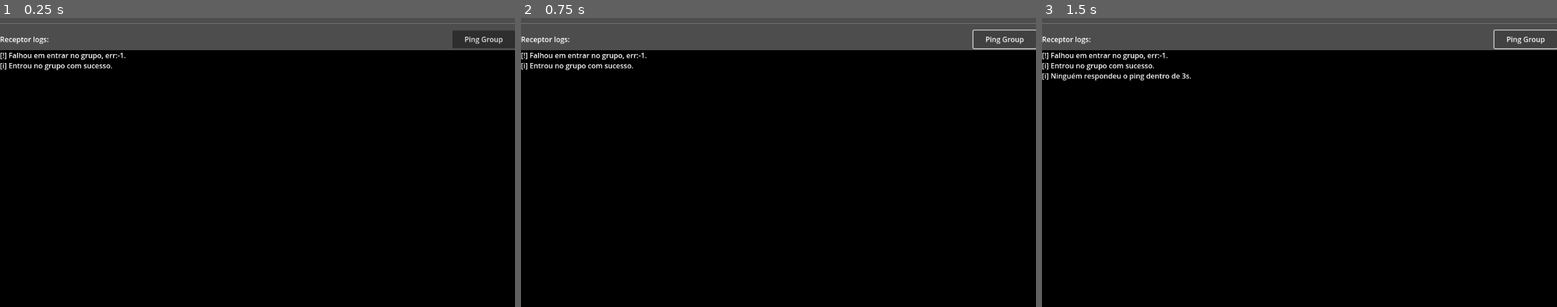
Above: before the commit, frames 1-3 (left to right).
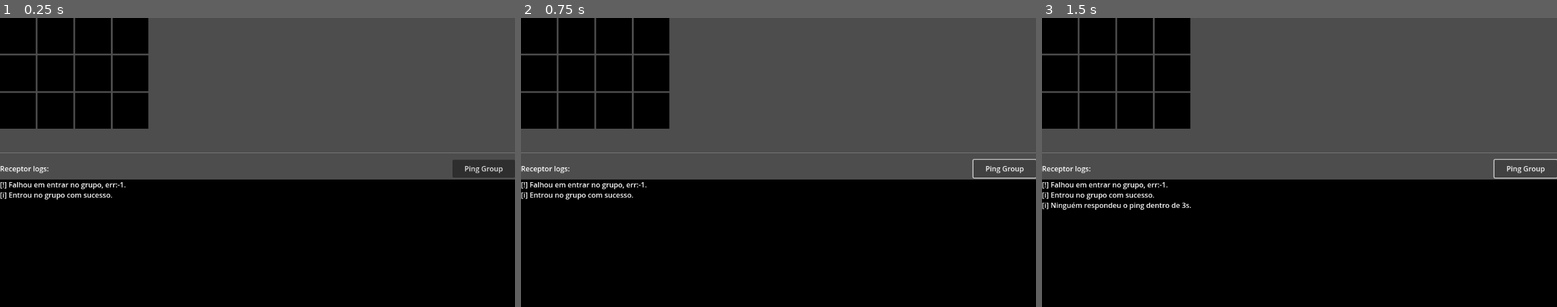
Above: after the commit, the same moments.

Repository: Luan-Daniel/atomic_difusion_demo_app
Game: Godot game, scene res://scenes/receptor.tscn
Same seed, same stepped clock (60 frames per second), same inputs: the game is played once before the commit and once after it. This scene is started directly instead of the project's main scene.
Inputs:
- Up to frame 1 (0.25 s): no input
- Up to frame 2 (0.75 s): click "Ping Group" at 0.5 s
- Up to frame 3 (1.5 s): click "Ping Group" at 1.25 s

The runs differ from the first frame. In frame 1, 42% of the frame differs, in the area x 0-100%, y 0-63%; in frame 2, 42%; in frame 3, 42%, in the area x 0-100%, y 0-67%.

Commit message:
funcionando

Diff:
--- a/scenes/emissor.gd
+++ b/scenes/emissor.gd
@@ -5,12 +5,15 @@
 #region Nós e Estados Principais
 @export var log_ndi :RichTextLabel = null
 @export var status_ndi :RichTextLabel = null
+@export var color_ndi :ColorRect = null
+@export var pos_ndi :Label = null
 
 # Multicast e timers
 var group_mngr: MulticastGroup
 @onready var heartbeat_timer = Timer.new()
 @onready var ping_timeout_timer = Timer.new()
 @onready var token_timeout_timer = Timer.new()
+@onready var token_ack_timer = Timer.new()
 
 # IPs e interface recebidos da Main
 var egroup_ip :String # Ip do grupo emissor
@@ -29,8 +32,12 @@
 var have_token    :bool= false
 var last_token_ts :int= 0
 var pending_msgs  :Array[PackedByteArray]= []
-var token_id: int = 0
-
+var token_id      :int= 0
+var token_retries := 0
+var pending_token_to_send := {}   # { token_id, ip, port }
+
+const TOKEN_ACK_TIMEOUT  := 1.0
+const TOKEN_MAX_RETRIES  := 3
 const HEARTBEAT_INTERVAL := 1.0
 const PING_TIMEOUT       := 0.5
 const TOKEN_TIMEOUT      := 5.0
@@ -67,13 +74,18 @@
 	add_child(token_timeout_timer)
 	token_timeout_timer.timeout.connect(_on_token_timeout)
 
+	token_ack_timer.wait_time = TOKEN_ACK_TIMEOUT
+	token_ack_timer.one_shot = true
+	add_child(token_ack_timer)
+	token_ack_timer.timeout.connect(_on_token_ack_timeout)
+
 	# 3) Anunciar entrada
 	_send_control("JOIN_REQ", { "node_id":node_id, "port":PORT })
 #endregion
 
 #region Envio e Recepção de Controle
 # Helper para enviar mensagens de controle via multicast ou unicast
-enum CtrlType { JOIN_REQ, JOIN_ACK, MEMBERSHIP, PING, PONG, TOKEN }
+enum CtrlType { JOIN_REQ, JOIN_ACK, MEMBERSHIP, PING, PONG, TOKEN, TOKEN_ACK }
 func _send_control(type:String, body:Dictionary, to_ip:String="", to_port:int=0)->void:
 	var msg := { "type": type, "body": body }
 	var buf := JSON.stringify(msg).to_utf8_buffer()
@@ -113,21 +125,24 @@
 			log_line("[debug] _on_message_received: Resposta ao JOIN_REQ (coordenador).", true)
 			members = body.members.duplicate()
 			# Descobre coordenador
-			if body.coordinator == node_id:
+			if body.coordinator == node_id and not have_token:
 				have_token = true
 				last_token_ts = get_unix_time_in_ms()
 				token_timeout_timer.start()
 			_rebuild_ring()
 			_broadcast_membership()
+			_deliver_pending()
 
 		# 3) Alguma mudança em membership
 		CtrlType.MEMBERSHIP:
 			log_line("[debug] _on_message_received: Alguma mudança em membership.", true)
 			members = body.members.duplicate()
 			_rebuild_ring()
-			if _get_coordinator_id() == node_id and members.size() == 1:
+			if members.size() == 1 and _get_coordinator_id() == node_id and not have_token:
 				_init_token()
 				have_token = true
+				last_token_ts = get_unix_time_in_ms()
+				token_timeout_timer.start()
 				_deliver_pending()
 
 		# 4) Heartbeat no anel
@@ -146,7 +161,16 @@
 			have_token = true
 			last_token_ts = get_unix_time_in_ms()
 			token_timeout_timer.start()
+			# 5.1) Envia confirmação ao remetente
+			var ack_body = { "token_id": body.token_id, "from_id": node_id }
+			_send_control("TOKEN_ACK", ack_body, sender_ip, port)
+			# 5.2) Processa entrega
 			_deliver_pending()
+		CtrlType.TOKEN_ACK:
+			# quem passou token recebeu a confirmação
+			if body.token_id == pending_token_to_send.token_id:
+				token_ack_timer.stop()
+				pending_token_to_send.clear()
 #endregion
 
 #region Heartbeat & Detecção de Falhas
@@ -154,6 +178,7 @@
 func _on_heartbeat()->void:
 	if successor.has("ip") && not members.is_empty():
 		if successor['node_id'] == node_id: return
+		if not members.has(successor.node_id): return
 		members[ successor.node_id ].alive = false
 		_send_control("PING", { "port":PORT }, successor.ip, successor.port)
 		ping_timeout_timer.start()
@@ -161,17 +186,22 @@
 
 # Se não vier PONG, suspeita e ajusta grupo
 func _on_ping_timeout()->void:
-	if successor and not members[ successor.node_id ].alive:
+	if members.size() == 1 and _get_coordinator_id() == node_id and not have_token:
+		log_line("[debug] _on_ping_timeout: Ninguém respondeu.", true)
+		_init_token()
+		have_token = true
+		last_token_ts = get_unix_time_in_ms()
+		token_timeout_timer.start()
+		_broadcast_membership()
+		_rebuild_ring()
+		_deliver_pending()
+	if successor and members[ successor.node_id ].has("alive"):
+		if members[ successor.node_id ].alive: return
 		if node_id == successor.node_id: return
 		log_line("[debug] _on_ping_timeout: Suspeita.", true)
 		members.erase(successor.node_id)
 		_broadcast_membership()
 		return
-	if members.is_empty():
-		log_line("[debug] _on_ping_timeout: Ninguém nunca respondeu.", true)
-		members[node_id] = { "ip": my_ip, "port": PORT }
-		_broadcast_membership()
-		_rebuild_ring()
 
 func _on_token_timeout():
 	# token perdido? recria se for coordenador
@@ -188,29 +218,32 @@
 	return ids[0]  # menor node_id
 
 func _rebuild_ring()->void:
+	# 1) Assegura self em members
+	if not members.has(node_id):
+		members[node_id] = { "ip": my_ip, "port": PORT }
+	# 2) Ordena lista de IDs
 	var ids = members.keys()
 	ids.sort()
-	var n := ids.size()
-	if n==0: return
-	if n==1 && (node_id in ids):
-		log_line("[debug] _rebuild_ring: Sou unico no anel", true)
-		predecessor = { "node_id": node_id, "ip": my_ip, "port": PORT }
-		successor   = predecessor.duplicate()
-	else:
-		log_line("[debug] _rebuild_ring: Anel com mais de um membro", true)
-		var idx = ids.find(node_id)
-		var succ_id = ids[(idx + 1) % n]
-		var pred_id = ids[(idx - 1 + n) % n]
-		successor = {
-			"node_id": succ_id,
-			"ip":       members[succ_id]["ip"],
-			"port":     members[succ_id]["port"]
-		}
-		predecessor = {
-			"node_id": pred_id,
-			"ip":       members[pred_id]["ip"],
-			"port":     members[pred_id]["port"]
-		}
+	# 3) Indice e vizinhos
+	var n = ids.size()
+	var idx = ids.find(node_id)
+	if idx == -1:
+		push_error("[!] rebuild_ring: node_id não encontrado")
+		return
+
+	var succ_id = ids[(idx + 1) % n]
+	var pred_id = ids[(idx - 1 + n) % n]
+	# 4) Atualiza successor e predecessor
+	successor = {
+		"node_id": succ_id,
+		"ip": members[succ_id]["ip"],
+		"port": members[succ_id]["port"]
+	}
+	predecessor = {
+		"node_id": pred_id,
+		"ip": members[pred_id]["ip"],
+		"port": members[pred_id]["port"]
+	}
 
 func _broadcast_membership()->void:
 	_send_control("MEMBERSHIP", { "members": members })
@@ -221,24 +254,61 @@
 	# carregue ou incremente um token_id global
 	token_id += 1
 
-func _pass_token():
-	_send_control("TOKEN", { "token_id": token_id },
-		successor["ip"], int(successor["port"]))
+func _send_token(data:Dictionary)->void:
+	var body = { "token_id": data.token_id }
+	_send_control("TOKEN", body, data.ip, data.port)
+	token_ack_timer.start()
+
+func _pass_token()->void:
+	pending_token_to_send = {
+		"token_id": token_id,
+		"ip": successor.ip,
+		"port": successor.port
+	}
+	token_retries = 0
+	_send_token(pending_token_to_send)
 	have_token = false
 
-func diffuse(data:PackedByteArray):
-	# enfileira e tenta entregar se tiver token
-	pending_msgs.append(data.duplicate())
-	if have_token:
-		_deliver_pending()
-
-func _deliver_pending():
+func _deliver_pending()->void:
+	# cria mensagem aleatoria
+	var msg := {
+	"pos": randi_range(0, 11),
+	"rgb": [
+		randi_range(0, 255),
+		randi_range(0, 255),
+		randi_range(0, 255)]
+	}
+	var color := Color(msg.rgb[0]/255.0, msg.rgb[1]/255.0, msg.rgb[2]/255.0)
+	color_ndi.set_color(color)
+	pos_ndi.set_text(JSON.stringify(msg, "  "))
+	pending_msgs.append(JSON.stringify(msg).to_utf8_buffer())
+
 	log_line("[debug] _deliver_pending", true)
 	# envia todas as mensagens ao grupo receptor
 	for buf in pending_msgs:
-		group_mngr.send_message(buf, rgroup_ip, 9322)
+		group_mngr.send_message(buf, rgroup_ip, PORT)
 	pending_msgs.clear()
 	_pass_token()
+
+func _on_token_ack_timeout():
+	# falha na confirmação
+	if token_retries < TOKEN_MAX_RETRIES:
+		token_retries += 1
+		log_line("[debug] Retransmitindo token (tentativa %d)".format([token_retries]), true)
+		_send_token(pending_token_to_send)
+	else:
+		log_line("[debug] Sucessor falho detectado. Atualizando anel.", true)
+		# Suspeita de falha do successor
+		members.erase(successor.node_id)
+		_broadcast_membership()
+		# Repassa token ao novo successor
+		_rebuild_ring()
+		pending_token_to_send.clear()
+		# o nó atual ainda detém o token
+		have_token = true
+		last_token_ts = get_unix_time_in_ms()
+		token_timeout_timer.start()
+		_deliver_pending()
 #endregion
 
 static func get_unix_time_in_ms()->int:
@@ -252,9 +322,10 @@
 
 func update_status()->void:
 	var n_members := members.size()
+	var is_coordinator := _get_coordinator_id()==node_id
 	status_ndi.set_text(
-	"NODE ID: {}\nIP: {}\nNUMBER OF MEMBERS: {}\nMEMBERS: {}\nSUCCESSOR: {}\nPREDECESSOR: {}\nHAS_TOKEN: {}"
-	.format([node_id, my_ip, n_members, members, successor, predecessor], "{}"))
+	"IS_COORDINATOR: {}\nNODE ID: {}\nIP: {}\nNUMBER OF MEMBERS: {}\nMEMBERS: {}\nSUCCESSOR: {}\nPREDECESSOR: {}\nHAS_TOKEN: {}\n LAST_TOKEN_TS: {}"
+	.format([is_coordinator, node_id, my_ip, n_members, members, successor, predecessor, have_token, last_token_ts], "{}"))
 
 func _process(_delta):
 	update_status()
--- a/scenes/emissor.tscn
+++ b/scenes/emissor.tscn
@@ -2,7 +2,7 @@
 
 [ext_resource type="Script" uid="uid://fljkn4p6o6md" path="res://scenes/emissor.gd" id="1_qobvr"]
 
-[node name="Emissor" type="Control" node_paths=PackedStringArray("log_ndi", "status_ndi")]
+[node name="Emissor" type="Control" node_paths=PackedStringArray("log_ndi", "status_ndi", "color_ndi", "pos_ndi")]
 layout_mode = 3
 anchors_preset = 15
 anchor_right = 1.0
@@ -11,7 +11,9 @@
 grow_vertical = 2
 script = ExtResource("1_qobvr")
 log_ndi = NodePath("VBoxContainer/Log")
-status_ndi = NodePath("VBoxContainer/Status")
+status_ndi = NodePath("VBoxContainer/HBoxContainer2/Status")
+color_ndi = NodePath("VBoxContainer/HBoxContainer2/Pos/Color")
+pos_ndi = NodePath("VBoxContainer/HBoxContainer2/Pos")
 
 [node name="VBoxContainer" type="VBoxContainer" parent="."]
 layout_mode = 1
@@ -21,12 +23,33 @@
 grow_horizontal = 2
 grow_vertical = 2
 
-[node name="Status" type="RichTextLabel" parent="VBoxContainer"]
+[node name="HBoxContainer2" type="HBoxContainer" parent="VBoxContainer"]
 layout_mode = 2
+size_flags_vertical = 3
+
+[node name="Status" type="RichTextLabel" parent="VBoxContainer/HBoxContainer2"]
+layout_mode = 2
+size_flags_horizontal = 3
 size_flags_vertical = 3
 scroll_following = true
 
-[node name="ColorRect" type="ColorRect" parent="VBoxContainer/Status"]
+[node name="ColorRect" type="ColorRect" parent="VBoxContainer/HBoxContainer2/Status"]
+show_behind_parent = true
+layout_mode = 1
+anchors_preset = 15
+anchor_right = 1.0
+anchor_bottom = 1.0
+grow_horizontal = 2
+grow_vertical = 2
+color = Color(0, 0, 0, 1)
+
+[node name="Pos" type="Label" parent="VBoxContainer/HBoxContainer2"]
+custom_minimum_size = Vector2(128, 128)
+layout_mode = 2
+text = "Placeholder"
+clip_text = true
+
+[node name="Color" type="ColorRect" parent="VBoxContainer/HBoxContainer2/Pos"]
 show_behind_parent = true
 layout_mode = 1
 anchors_preset = 15
--- /dev/null
+++ b/scenes/grid.gd
@@ -0,0 +1,26 @@
+extends Control
+
+var rects: Array[ColorRect]
+
+func change_rect(pos:int, color:Color)->void:
+	if (pos<0 or pos>11): return
+	rects[pos].set_color(color)
+
+func _ready():
+	randomize()
+
+	# Create the GridContainer
+	var grid = GridContainer.new()
+	grid.columns = 4
+	grid.size_flags_horizontal = Control.SIZE_EXPAND_FILL
+	grid.size_flags_vertical = Control.SIZE_EXPAND_FILL
+	grid.custom_minimum_size = Vector2(400, 300)
+	add_child(grid)
+
+	# Create and add 12 ColorRects
+	for i in range(12):
+		var rect = ColorRect.new()
+		rect.color = Color(0,0,0)
+		rect.custom_minimum_size = Vector2(80, 80)
+		grid.add_child(rect)
+		rects.append(rect)
--- /dev/null
+++ b/scenes/grid.tscn
@@ -0,0 +1,23 @@
+[gd_scene load_steps=2 format=3 uid="uid://bcyvafxx3071m"]
+
+[ext_resource type="Script" uid="uid://ci8cegf5df4yq" path="res://scenes/grid.gd" id="1_t5fjg"]
+
+[node name="Grid" type="Control"]
+layout_mode = 3
+anchors_preset = 15
+anchor_right = 1.0
+anchor_bottom = 1.0
+grow_horizontal = 2
+grow_vertical = 2
+size_flags_horizontal = 3
+size_flags_vertical = 3
+script = ExtResource("1_t5fjg")
+
+[node name="GridContainer" type="GridContainer" parent="."]
+layout_mode = 1
+anchors_preset = 15
+anchor_right = 1.0
+anchor_bottom = 1.0
+grow_horizontal = 2
+grow_vertical = 2
+columns = 4
--- a/scenes/receptor.gd
+++ b/scenes/receptor.gd
@@ -1,6 +1,7 @@
 extends Control
 
 @export var log_ndi :RichTextLabel = null
+@export var grid_ndi :Control = null
 var group_mngr :MulticastGroup = null
 
 # espera receber esses valores da main
@@ -38,7 +39,23 @@
 var message_count :int=0
 func _on_message_received(message: PackedByteArray, sender_ip: String, port :int)->void:
 	message_count+=1
-	log_ndi.text += "[{}:[]] `{}`\n".format([sender_ip, port, message.get_string_from_utf8()], "{}")
+	var msg := message.get_string_from_utf8()
+	log_ndi.text += "[{}:{}] `{}`\n".format([sender_ip, port, msg], "{}")
+
+	var json := JSON.new()
+	var parse_result := json.parse(msg)
+	if parse_result != OK: return
+	var data = json.get_data()
+	if typeof(data) == TYPE_DICTIONARY and data.has_all(["pos", "rgb"]):
+		var pos = data["pos"]
+		var rgb = data["rgb"]
+		var color := Color(
+			int(rgb[0]) /255.0,
+			int(rgb[1]) /255.0,
+			int(rgb[2]) /255.0
+		)
+		grid_ndi.change_rect(pos, color)
+		return
 
 
 func _on_ping_button_button_down():
--- a/scenes/receptor.tscn
+++ b/scenes/receptor.tscn
@@ -1,8 +1,9 @@
-[gd_scene load_steps=2 format=3 uid="uid://bpdpvp5ri1ud3"]
+[gd_scene load_steps=3 format=3 uid="uid://bpdpvp5ri1ud3"]
 
 [ext_resource type="Script" uid="uid://csgo256fsijse" path="res://scenes/receptor.gd" id="1_vvfsj"]
+[ext_resource type="PackedScene" uid="uid://bcyvafxx3071m" path="res://scenes/grid.tscn" id="2_l11p2"]
 
-[node name="Receptor" type="Control" node_paths=PackedStringArray("log_ndi")]
+[node name="Receptor" type="Control" node_paths=PackedStringArray("log_ndi", "grid_ndi")]
 layout_mode = 3
 anchors_preset = 15
 anchor_right = 1.0
@@ -11,6 +12,7 @@
 grow_vertical = 2
 script = ExtResource("1_vvfsj")
 log_ndi = NodePath("VBoxContainer/Log")
+grid_ndi = NodePath("VBoxContainer/Grid")
 
 [node name="VBoxContainer" type="VBoxContainer" parent="."]
 layout_mode = 1
@@ -19,6 +21,9 @@
 anchor_bottom = 1.0
 grow_horizontal = 2
 grow_vertical = 2
+
+[node name="Grid" parent="VBoxContainer" instance=ExtResource("2_l11p2")]
+layout_mode = 2
 
 [node name="HSeparator" type="HSeparator" parent="VBoxContainer"]
 custom_minimum_size = Vector2(0, 24)
Not shown, added: scenes/grid.gd.uid
